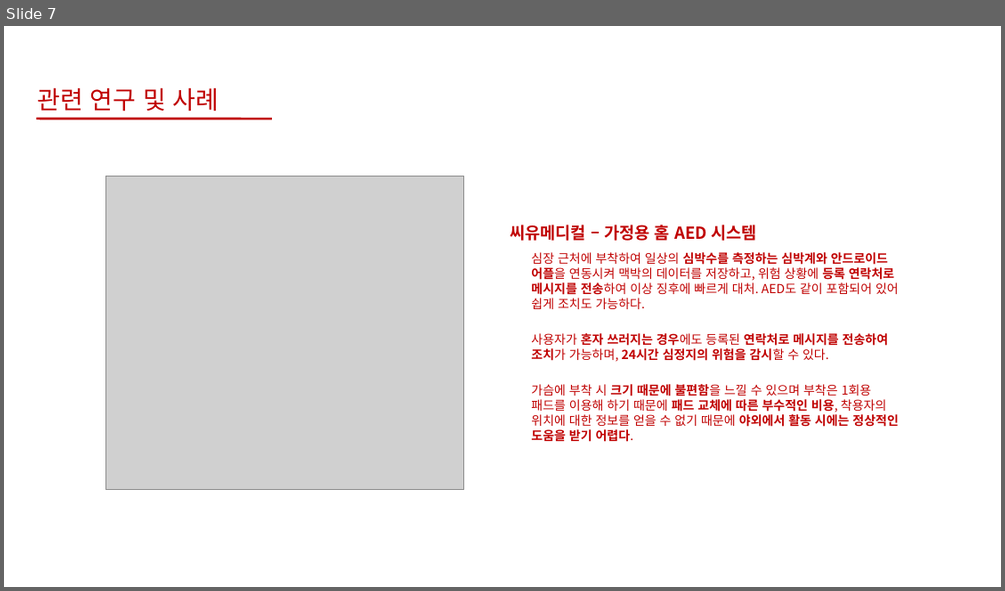
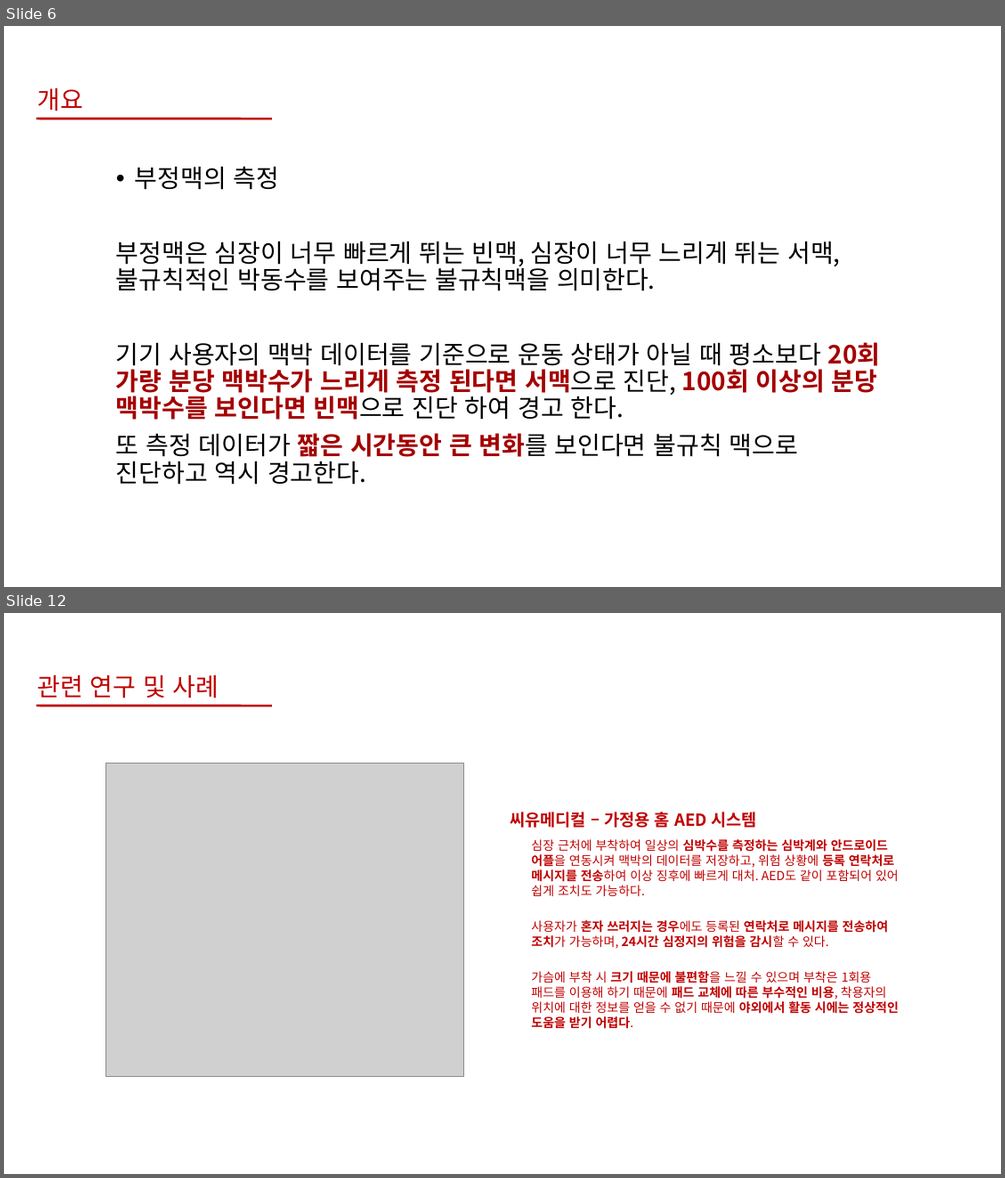
Before and after one commit to bajahoe/gitchana, a slide deck: 제안서 팀장 조동윤, 팀원 임종운.pptx. Shown one above the other, each under a label of ours: slide 7 before the commit, slides 6 and 12 after it; the slides between them are not shown. The pictures are 1005x591 and 1005x1178 pixels, drawn with LibreOffice and Linux fonts; fonts in the diff are those of the drawing; grey boxes stand for pictures; background and template pictures are left out. Boxes give left, top, right and bottom in pixels: in the first picture for what was removed or moved away, otherwise in the second. Text is boxed around its words. In the diff, an @@ line names an element or a change of style, - is before the commit and + after.

```diff
--- a/제안서 팀장 조동윤, 팀원 임종운.pptx
+++ b/제안서 팀장 조동윤, 팀원 임종운.pptx
@@ slide 6 added at (x1=4, y1=26, x2=1001, y2=587), background #FFFFFF @@
@@ text added at (x1=38, y1=87, x2=84, y2=111), 24 pt, text #C00000 @@
+개요
@@ line added from (36, 119) to (272, 119), #C00000 2.25 pt @@
@@ text added at (x1=116, y1=166, x2=881, y2=484), 24 pt, text #000000 @@
+• 부정맥의 측정
+  부정맥은 심장이 너무 빠르게 뛰는 빈맥, 심장이 너무 느리게 뛰는 서맥, 불규칙적인 박동수를 보여주는 불규칙맥을 의미한다.
+  기기 사용자의 맥박 데이터를 기준으로 운동 상태가 아닐 때 평소보다 20회 가량 분당 맥박수가 느리게 측정 된다면 서맥으로 진단, 100회 이상의 분당 맥박수를 보인다면 빈맥으로 진단 하여 경고 한다.
+  또 측정 데이터가 짧은 시간동안 큰 변화를 보인다면 불규칙 맥으로 진단하고 역시 경고한다.
@@ what was slide 7 is now slide 12 @@
```
Also in this commit, not shown: 16 slides changed, 6 other slides added, 2 other files.
